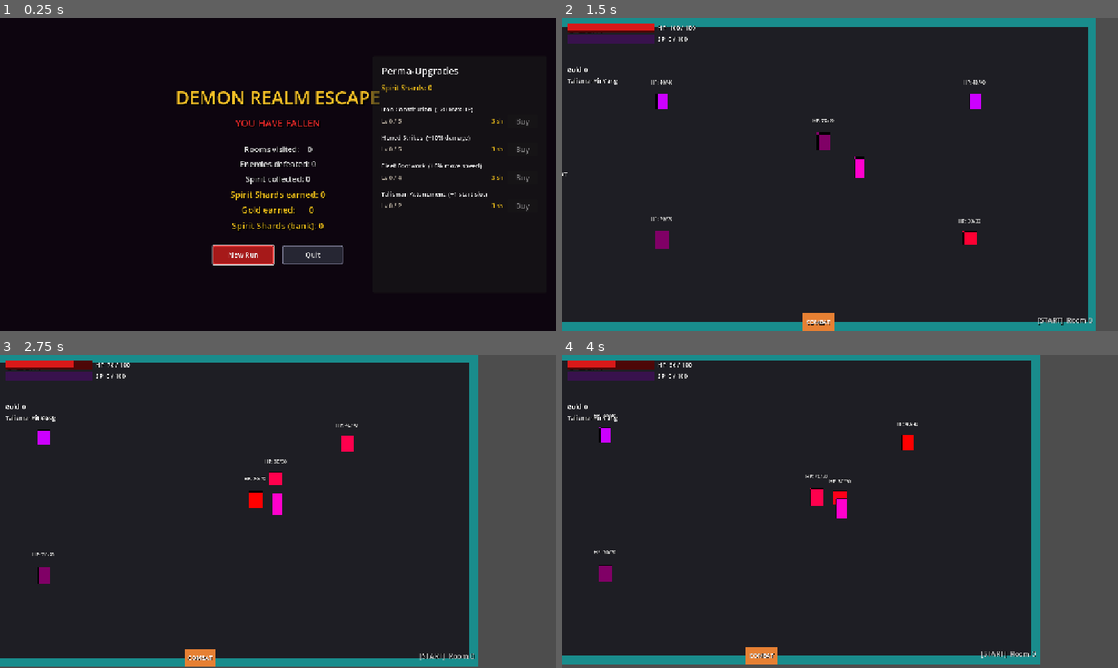
Above: before the commit, frames 1-4 (two rows, left to right).
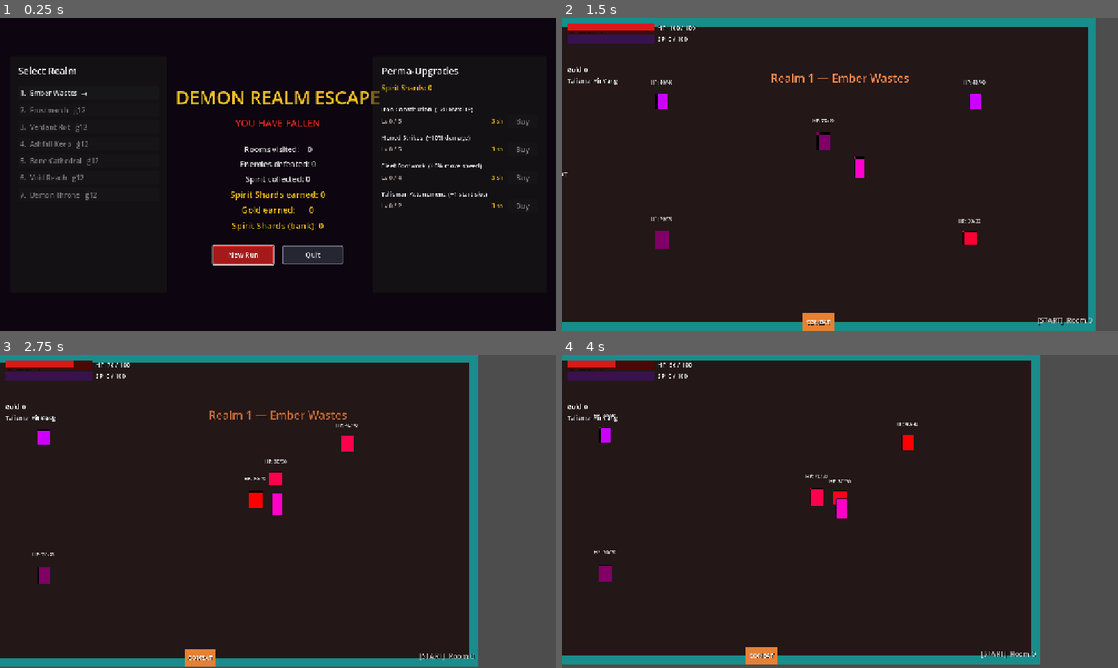
Above: after the commit, the same moments.

Repository: KarnamV/chan-inspo
Game: Godot game, scene res://scenes/Hub.tscn
Same seed, same stepped clock (60 frames per second), same inputs: the game is played once before the commit and once after it. This scene is started directly instead of the project's main scene.
Inputs:
- Up to frame 1 (0.25 s): no input
- Up to frame 2 (1.5 s): click "New Run" at 0.5 s; tap Enter at 1.25 s; hold D (move_right) from 1.28 s (still down); hold V (attack_dash) from 1.28 s (still down)
- Up to frame 3 (2.75 s): release D (move_right) at 2.03 s; release V (attack_dash) at 2.03 s; hold S (move_down) from 2.03 s (still down); tap X (attack_kick) at 2.1 s
- Up to frame 4 (4 s): release S (move_down) at 2.78 s; hold D (move_right) 2.78-3.53 s; hold Z (attack_punch) 2.78-3.53 s; hold W (move_up) from 3.53 s (still down); tap C (attack_throw) at 3.6 s

The runs differ from the first frame. In frame 1, 0.9% of the frame differs, in the area x 3-18%, y 15-59%; in frame 2, 0.3%; in frame 3, 0.3%; in frame 4, less than 0.1%.

Commit message:
Add 7 realm themes + unlock logic (Phase 3)
RealmDefs.gd defines 7 realms (Ember Wastes -> Demon Throne), each with a
floor colour, accent, and enemy HP/damage multipliers scaling 1.0 -> 2.4.
MetaProgress persists selected_realm and max_realm_unlocked with select/
unlock helpers.

The Hub gains a "Select Realm" panel (unlocked realms selectable, locked
shown with a padlock). TestRoom._apply_realm_theme tints the floor and
scales enemy stats to the chosen realm and announces it on start; defeating
a mini-boss in a BOSS room unlocks the next realm.

Co-Authored-By: Claude Opus 4.8 <noreply@anthropic.com>

Diff:
--- a/game/scripts/Hub.gd
+++ b/game/scripts/Hub.gd
@@ -4,6 +4,8 @@
 ## Two buttons: "New Run" (resets stats, reloads TestRoom) and "Quit".
 
 extends Control
+
+const RealmDefs = preload("res://scripts/RealmDefs.gd")
 
 @onready var title_label:          Label  = $VBox/TitleLabel
 @onready var rooms_label:          Label  = $VBox/Stats/RoomsLabel
@@ -41,9 +43,73 @@
 	quit_button.pressed.connect(_on_quit_pressed)
 
 	_build_upgrade_menu()
+	_build_realm_menu()
 
 	# Grab focus on the primary button so keyboard navigation works immediately.
 	new_run_button.grab_focus()
+
+
+# ---------------------------------------------------------------------------
+# Realm selection — pick which realm the next run starts in. Unlocked realms
+# only; beating a realm's boss unlocks the next (MetaProgress.max_realm_unlocked).
+# ---------------------------------------------------------------------------
+
+var _realm_buttons: Array = []
+
+
+func _build_realm_menu() -> void:
+	var panel: Panel = Panel.new()
+	panel.name = "RealmPanel"
+	panel.size = Vector2(360, 544)
+	panel.position = Vector2(24, 88)
+	add_child(panel)
+
+	var margin: MarginContainer = MarginContainer.new()
+	margin.set_anchors_and_offsets_preset(Control.PRESET_FULL_RECT)
+	margin.add_theme_constant_override("margin_left", 18)
+	margin.add_theme_constant_override("margin_right", 18)
+	margin.add_theme_constant_override("margin_top", 18)
+	margin.add_theme_constant_override("margin_bottom", 18)
+	panel.add_child(margin)
+
+	var vbox: VBoxContainer = VBoxContainer.new()
+	vbox.add_theme_constant_override("separation", 8)
+	margin.add_child(vbox)
+
+	var title: Label = Label.new()
+	title.text = "Select Realm"
+	title.add_theme_font_size_override("font_size", 22)
+	vbox.add_child(title)
+
+	vbox.add_child(HSeparator.new())
+
+	for i in RealmDefs.count():
+		var btn: Button = Button.new()
+		btn.alignment = HORIZONTAL_ALIGNMENT_LEFT
+		var idx: int = i
+		btn.pressed.connect(func() -> void: _on_select_realm(idx))
+		vbox.add_child(btn)
+		_realm_buttons.append(btn)
+
+	_refresh_realms()
+
+
+func _on_select_realm(index: int) -> void:
+	MetaProgress.select_realm(index)
+	_refresh_realms()
+
+
+func _refresh_realms() -> void:
+	for i in _realm_buttons.size():
+		var btn: Button = _realm_buttons[i]
+		var unlocked: bool = MetaProgress.is_realm_unlocked(i)
+		var marker: String = "  ◄" if MetaProgress.selected_realm == i else ""
+		if unlocked:
+			btn.text = "%d.  %s%s" % [i + 1, RealmDefs.realm_name(i), marker]
+			btn.disabled = false
+		else:
+			btn.text = "%d.  %s   \U0001F512" % [i + 1, RealmDefs.realm_name(i)]
+			btn.disabled = true
 
 
 # ---------------------------------------------------------------------------
--- a/game/scripts/MetaProgress.gd
+++ b/game/scripts/MetaProgress.gd
@@ -122,6 +122,12 @@
 func is_realm_unlocked(index: int) -> bool:
 	return index <= max_realm_unlocked
 
+## Choose the realm for the next run (only if unlocked). Persists immediately.
+func select_realm(index: int) -> void:
+	if is_realm_unlocked(index):
+		selected_realm = index
+		save_data()
+
 
 # ---------------------------------------------------------------------------
 # Persistence
--- /dev/null
+++ b/game/scripts/RealmDefs.gd
@@ -0,0 +1,32 @@
+## RealmDefs.gd — static data for the 7 demon realms.
+##
+## Each realm has a name, a floor colour (theme), an accent (for banners), and
+## difficulty multipliers applied to enemy HP and damage at run start.
+## Realm 0 is the entry realm (always unlocked). Beating a realm's BOSS room
+## unlocks the next (see MetaProgress.unlock_realm / TestRoom).
+
+class_name RealmDefs
+extends RefCounted
+
+const REALMS: Array = [
+	{ "name": "Ember Wastes",    "floor": Color(0.14, 0.09, 0.09), "accent": Color(1.00, 0.55, 0.30), "hp_mult": 1.00, "dmg_mult": 1.00 },
+	{ "name": "Frostmarch",      "floor": Color(0.09, 0.11, 0.16), "accent": Color(0.55, 0.80, 1.00), "hp_mult": 1.15, "dmg_mult": 1.10 },
+	{ "name": "Verdant Rot",     "floor": Color(0.09, 0.13, 0.09), "accent": Color(0.55, 1.00, 0.50), "hp_mult": 1.30, "dmg_mult": 1.20 },
+	{ "name": "Ashfall Keep",    "floor": Color(0.12, 0.12, 0.13), "accent": Color(0.85, 0.85, 0.85), "hp_mult": 1.50, "dmg_mult": 1.35 },
+	{ "name": "Bone Cathedral",  "floor": Color(0.15, 0.14, 0.12), "accent": Color(0.95, 0.92, 0.80), "hp_mult": 1.70, "dmg_mult": 1.50 },
+	{ "name": "Void Reach",      "floor": Color(0.12, 0.08, 0.16), "accent": Color(0.75, 0.50, 1.00), "hp_mult": 2.00, "dmg_mult": 1.70 },
+	{ "name": "Demon Throne",    "floor": Color(0.16, 0.06, 0.08), "accent": Color(1.00, 0.30, 0.35), "hp_mult": 2.40, "dmg_mult": 2.00 },
+]
+
+
+static func count() -> int:
+	return REALMS.size()
+
+
+## Returns the realm dictionary at `index`, clamped into range.
+static func get_realm(index: int) -> Dictionary:
+	return REALMS[clampi(index, 0, REALMS.size() - 1)]
+
+
+static func realm_name(index: int) -> String:
+	return get_realm(index)["name"]
--- a/game/scripts/RoomRenderer.gd
+++ b/game/scripts/RoomRenderer.gd
@@ -58,6 +58,10 @@
 
 const FLOOR_COLOR: Color = Color(0.12, 0.12, 0.14, 1.0)
 
+## Per-realm floor colour override. TestRoom sets this from RealmDefs before the
+## first render_room so the whole run is themed to the selected realm.
+var realm_floor_color: Color = FLOOR_COLOR
+
 # Collision shape sizes and positions for the wall segments on each side.
 # Each wall may have 1 or 2 segments depending on whether a door is present.
 # We build these dynamically in _build_wall().
@@ -99,7 +103,7 @@
 func _build_floor() -> void:
 	var floor_rect := ColorRect.new()
 	floor_rect.name = "Floor"
-	floor_rect.color = FLOOR_COLOR
+	floor_rect.color = realm_floor_color
 	floor_rect.position = Vector2.ZERO
 	floor_rect.size = Vector2(ROOM_W, ROOM_H)
 	floor_rect.z_index = -1
--- a/game/scripts/TestRoom.gd
+++ b/game/scripts/TestRoom.gd
@@ -19,6 +19,7 @@
 const TigerFangScript       = preload("res://scripts/TigerFang.gd")
 const SnakeCoilScript       = preload("res://scripts/SnakeCoil.gd")
 const MiniBossScene         = preload("res://scenes/MiniBoss.tscn")
+const RealmDefs             = preload("res://scripts/RealmDefs.gd")
 const HUDScene              = preload("res://scenes/HUD.tscn")
 
 # YinYang ref kept for stance-label callbacks (it has stance_display_text()).
@@ -50,9 +51,31 @@
 	_setup_talismans()
 	_setup_hud()
 	_apply_meta_upgrades()
+	_apply_realm_theme()
 	_setup_room_manager()
 	_connect_enemy_signals()
 	_build_death_overlay()
+
+
+## Theme the run to the selected realm: tint the floor and scale enemy HP/damage
+## by the realm difficulty. Must run before _setup_room_manager (which triggers
+## the first render_room) and before enemies engage.
+func _apply_realm_theme() -> void:
+	var realm: Dictionary = RealmDefs.get_realm(MetaProgress.selected_realm)
+	room_renderer.realm_floor_color = realm["floor"]
+
+	var hp_mult: float = realm["hp_mult"]
+	var dmg_mult: float = realm["dmg_mult"]
+	for e in enemies_container.get_children():
+		if not ("max_hp" in e):
+			continue
+		e.max_hp = int(e.max_hp * hp_mult)
+		e.current_hp = e.max_hp
+		e.attack_dmg = int(e.attack_dmg * dmg_mult)
+		if e.has_method("_refresh_label"):
+			e._refresh_label()
+
+	_announce("Realm %d — %s" % [MetaProgress.selected_realm + 1, realm["name"]], realm["accent"])
 
 
 ## Apply persistent meta-upgrades (bought in the Hub) to this run's player.
@@ -159,6 +182,7 @@
 	if "is_miniboss" in enemy and enemy.is_miniboss:
 		_miniboss_alive = false
 		_grant_miniboss_reward()
+		_try_unlock_next_realm()
 
 	if _enemies_dead >= _total_enemies:
 		_on_room_cleared()
@@ -328,6 +352,17 @@
 		_announce("Reward: +25 Max HP!", Color(0.6, 1.0, 0.6))
 
 
+## Defeating the mini-boss in a BOSS room clears the realm and unlocks the next.
+func _try_unlock_next_realm() -> void:
+	var cur: RoomData = room_manager.current_room()
+	if cur == null or cur.type != RoomData.RoomType.BOSS:
+		return
+	var next: int = MetaProgress.selected_realm + 1
+	if next < RealmDefs.count() and not MetaProgress.is_realm_unlocked(next):
+		MetaProgress.unlock_realm(next)
+		_announce("Realm cleared! %s unlocked." % RealmDefs.realm_name(next), Color(0.4, 1.0, 0.6))
+
+
 ## Show a large centred banner on the HUD that fades out after a couple seconds.
 func _announce(text: String, color: Color = Color.WHITE) -> void:
 	var label: Label = Label.new()
Not shown, changed: kanban.html
